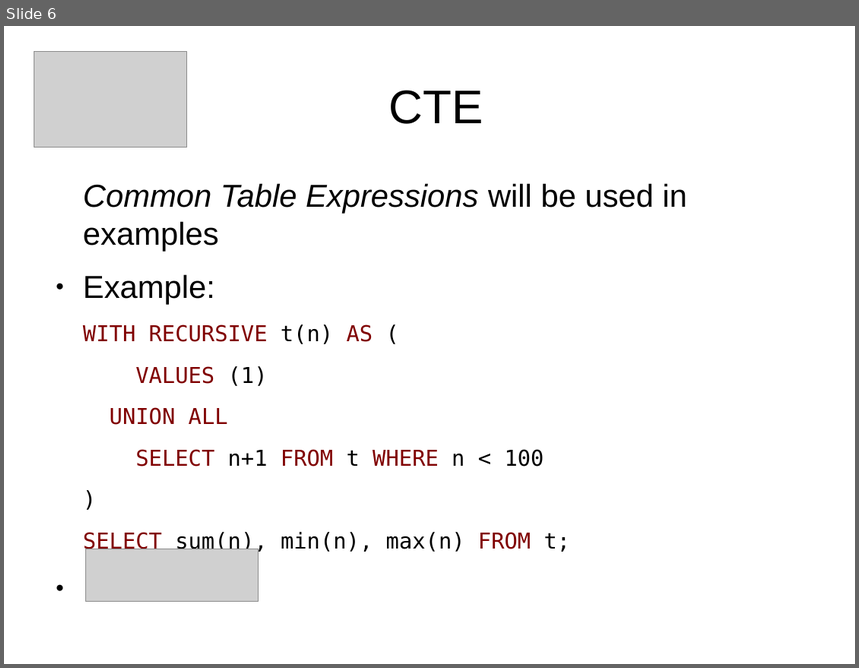
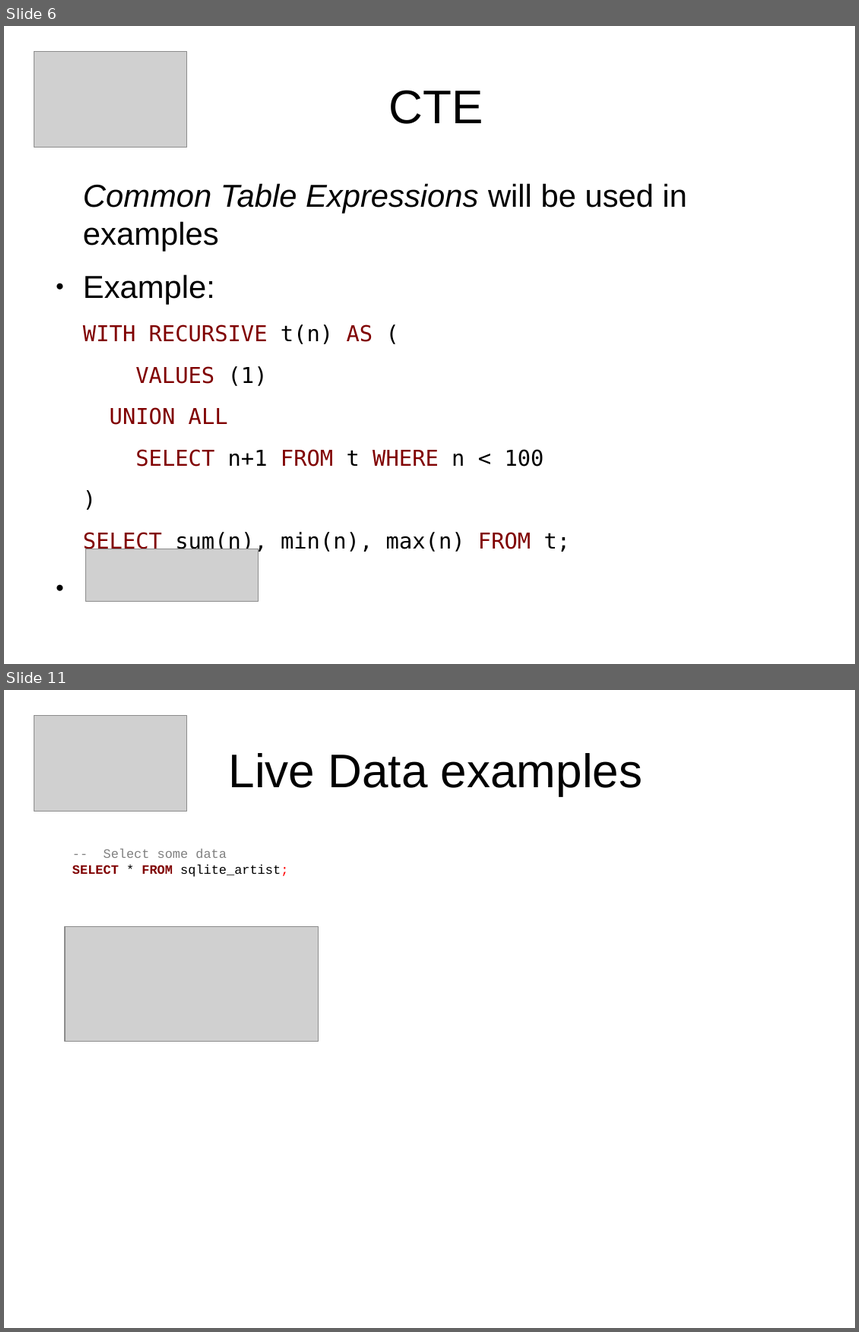
Before and after one commit to sjstoelting/talks, a slide deck: one-database-to-rule-em-all/PostgreSQL-FDW.odp. Shown one above the other, each under a label of ours: slide 6 before the commit, slides 6 and 11 after it; the slides between them are not shown. The pictures are 859x668 and 859x1332 pixels, drawn with LibreOffice and Linux fonts; fonts in the diff are those of the drawing; grey boxes stand for pictures. Boxes give left, top, right and bottom in pixels: in the first picture for what was removed or moved away, otherwise in the second. Text is boxed around its words. In the diff, an @@ line names an element or a change of style, - is before the commit and + after.

Commit message:
Extended the slides with queries and screenshots of the live part. In case something doesn't work during the talk.

```diff
--- a/one-database-to-rule-em-all/PostgreSQL-FDW.odp
+++ b/one-database-to-rule-em-all/PostgreSQL-FDW.odp
@@ slide 11 added at (4,690,855,1328), background #FFFFFF @@
@@ picture added at (34,716,187,812) @@
@@ title added at (229,753,643,796), 44 pt, text #000000 @@
+Live Data examples
@@ text added at (72,849,288,877), 12 pt, text #808080 @@
+-- Select some data
+SELECT * FROM sqlite_artist;
@@ picture added at (65,927,319,1041) @@
```
Also in this commit, not shown: 1 slide changed, 20 other slides added, 1 other file.
